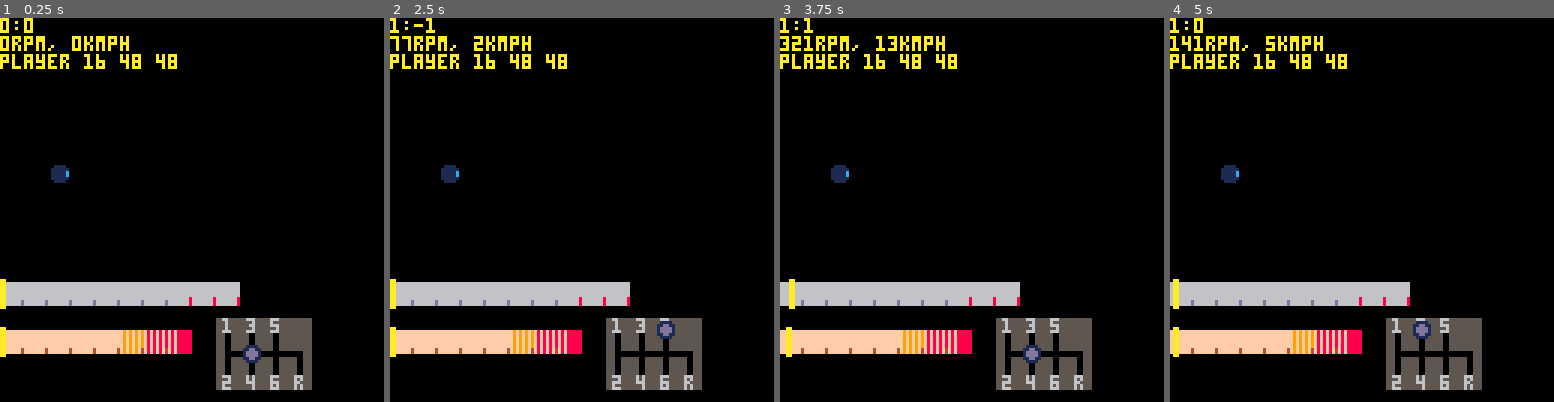
Above: before the commit, frames 1-4 (left to right).
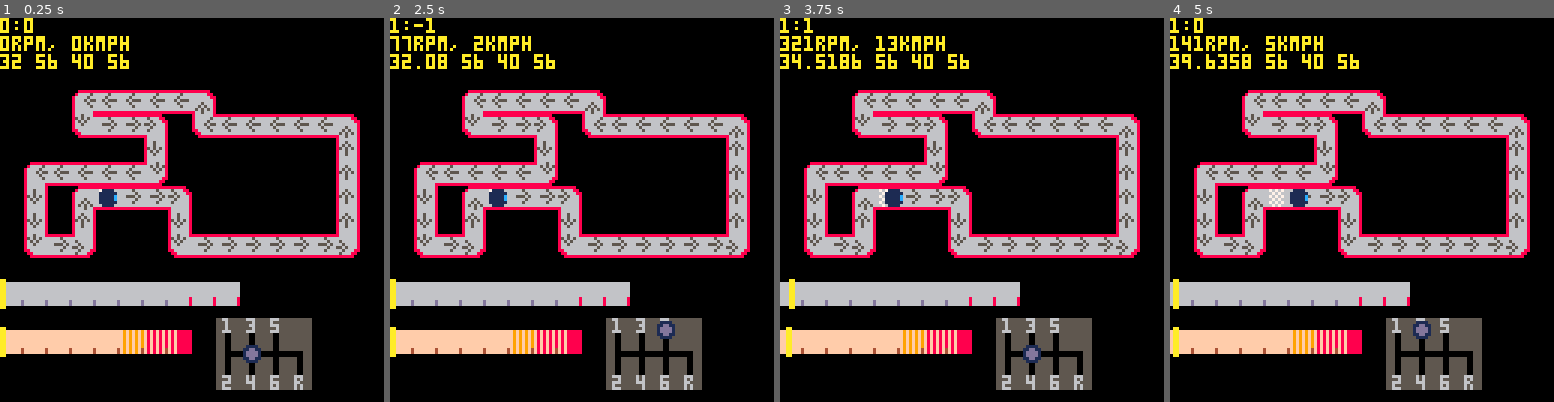
Above: after the commit, the same moments.

Repository: VedVid/PICOdrag
Game: PICO-8 cartridge picodrag.p8
Two runs of this game, one before a commit and one after it. Both use one fixed random seed, a clock stepped at 60 frames per second and the inputs below.
Inputs:
- Up to frame 1 (0.25 s): no input
- Up to frame 2 (2.5 s): hold Right 1.6-2.1 s; hold Up 2.15-2.42 s; hold Right from 2.47 s (still down)
- Up to frame 3 (3.75 s): release Right at 3.03 s; hold Left 3.08-3.58 s; hold Down from 3.63 s (still down)
- Up to frame 4 (5 s): release Down at 3.97 s; hold Right 4.02-4.68 s; hold Up from 4.73 s (still down)

The runs differ from the first frame. In frame 1, 19% of the frame differs, in the area x 0-94%, y 9-63%; in frame 2, 19%; in frame 3, 19%; in frame 4, 19%.

Commit message:
Merging track drawing and car animation. While present solution is not the best one (the movement is quite choppy and a little blurry), it _works_. Will continue working on more smooth movement on the separate branch "track"

Diff:
--- a/picodrag.p8
+++ b/picodrag.p8
@@ -6,13 +6,17 @@
 function _init()
  pi = 3.14
  fps = 30
- player = make_player()
+ km_ratio = 0.01
+ track = make_track()
+ player = make_player(track)
  car = make_car()
  ui = create_ui(car)
+ d = {}
 end
 
 function _update()
  handle_keys()
+ d = player_update(player, car, track)
  car_update(car)
  gauges_update(ui, car)
 end
@@ -20,6 +24,7 @@
 function _draw()
  cls()
  draw_ui(ui, car)
+ draw_track(track)
  draw_player(player)
  if ui.gearbox.current_gear then
   print(ui.gearbox.current_gear[1]..":"..ui.gearbox.current_gear[2])
@@ -31,10 +36,13 @@
  else
   print("no rpm and speed info")
  end
- if (player) then
-  print("player "..player.x.." "..player.y.." "..player.sprite)
- else
-  print("no player found")
+-- if (player) then
+--  print("player "..player.x.." "..player.y.." "..player.cell.." "..player.sprite)
+-- else
+--  print("no player found")
+-- end
+ if (d) then
+  print(player.x.." "..player.y.." "..d[2][1].." "..d[2][2])
  end
 end
 
@@ -175,6 +183,12 @@
  draw_gearbox(car)
 end
 
+function draw_track(track)
+ for k, v in pairs(track.cells) do
+  spr(v[3], v[1], v[2])
+ end
+end
+
 function draw_gauges()
  local xoff = 0
 
@@ -359,14 +373,54 @@
 end
 
 -->8
--- cars and related math
-
-function make_player()
+-- player and cars
+
+function make_player(track)
  local player = {}
- player.x = 16
- player.y = 48
+ player.x = track.cells[1][1]
+ player.y = track.cells[1][2]
  player.sprite = 48
+ player.cell = 1
  return player
+end
+
+function player_update(player, car, track)
+ local dir = {0, 0}
+ local ncell = track.cells[player.cell]
+ if not ncell then
+  player.cell = 1
+  return
+ end
+ car.game_speed = car.current_speed * km_ratio
+ if ncell[1] == player.x and
+  ncell[2] == player.y then
+  player.cell += 1
+ elseif ncell[1] > player.x then
+  dir = {1, 0}
+  player.x += car.game_speed
+  if player.x > ncell[1] then
+   player.x = ncell[1]
+  end
+ elseif ncell[1] < player.x then
+  dir = {-1, 0}
+  player.x -= car.game_speed
+  if player.x < ncell[1] then
+   player.x = ncell[1]
+  end
+ elseif ncell[2] > player.y then
+  dir = {0, 1}
+  player.y += car.game_speed
+  if player.y > ncell[2] then
+   player.y = ncell[2]
+  end
+ elseif ncell[2] < player.y then
+  dir = {0, -1}
+  player.y -= car.game_speed
+  if player.y < ncell[2] then
+   player.y = ncell[2]
+  end
+ end
+ return {dir, ncell}
 end
 
 function make_car()
@@ -436,6 +490,7 @@
  car.previous_gear = 0
  car.current_rpm = 0
  car.current_speed = 0
+ car.game_speed = 0
  return car
 end
 
@@ -495,6 +550,7 @@
  car.previous_gear = 0
  car.current_rpm = 0
  car.current_speed = 0
+ car.game_speed = 0
  return car
 end
 
@@ -592,6 +648,69 @@
 -- formula: v = (3.6 * rpm * pi * wheel_ratio) /
 --              (30 * gear_ratio * final_ratio)
 
+-->8
+-- tracks
+
+function make_track()
+ local track = {}
+ track.x = 0
+ track.y = 16
+ track.cells = {}
+ --position, sprite
+ add(track.cells, {4,5,42})
+ add(track.cells, {5,5,10})
+ add(track.cells, {6,5,10})
+ add(track.cells, {7,5,13})
+ add(track.cells, {7,6,11})
+ add(track.cells, {7,7,30})
+ add(track.cells, {8,7,10})
+ add(track.cells, {9,7,10})
+ add(track.cells, {10,7,10})
+ add(track.cells, {11,7,10})
+ add(track.cells, {12,7,10})
+ add(track.cells, {13,7,10})
+ add(track.cells, {14,7,31})
+ add(track.cells, {14,6,27})
+ add(track.cells, {14,5,27})
+ add(track.cells, {14,4,27})
+ add(track.cells, {14,3,27})
+ add(track.cells, {14,2,15})
+ add(track.cells, {13,2,26})
+ add(track.cells, {12,2,26})
+ add(track.cells, {11,2,26})
+ add(track.cells, {10,2,26})
+ add(track.cells, {9,2,26})
+ add(track.cells, {8,2,28})
+ add(track.cells, {8,1,15})
+ add(track.cells, {7,1,26})
+ add(track.cells, {6,1,26})
+ add(track.cells, {5,1,26})
+ add(track.cells, {4,1,26})
+ add(track.cells, {3,1,14})
+ add(track.cells, {3,2,30})
+ add(track.cells, {4,2,10})
+ add(track.cells, {5,2,10})
+ add(track.cells, {6,2,13})
+ add(track.cells, {6,3,11})
+ add(track.cells, {6,4,29})
+ add(track.cells, {5,4,26})
+ add(track.cells, {4,4,26})
+ add(track.cells, {3,4,26})
+ add(track.cells, {2,4,26})
+ add(track.cells, {1,4,14})
+ add(track.cells, {1,5,11})
+ add(track.cells, {1,6,11})
+ add(track.cells, {1,7,30})
+ add(track.cells, {2,7,10})
+ add(track.cells, {3,7,31})
+ add(track.cells, {3,6,27})
+ add(track.cells, {3,5,12})
+ for k, v in pairs(track.cells) do
+  v[1] = track.x + (8 * v[1])
+  v[2] = track.y + (8 * v[2])
+ end
+ return track
+end
 
 
 
@@ -625,12 +744,12 @@
 
 
 __map__
-1b1b1b1b1b1b1b1b1b1b1b1b1b1b1b1b00000000000000000000000000000000000000000000000000000000000000000000000000000000000000000000000000000000000000000000000000000000000000000000000000000000000000000000000000000000000000000000000000000000000000000000000000000000
-1b1b1a1a1a1a1a1a1a1a1a1a1a1a1b1b00000000000000000000000000000000000000000000000000000000000000000000000000000000000000000000000000000000000000000000000000000000000000000000000000000000000000000000000000000000000000000000000000000000000000000000000000000000
-1b1b1b1a1a1a1a1a1a1a1a1a191a1b1b00000000000000000000000000000000000000000000000000000000000000000000000000000000000000000000000000000000000000000000000000000000000000000000000000000000000000000000000000000000000000000000000000000000000000000000000000000000
-1b1b1b1b1a1a1a1a1a1a1a1a1a1a1b1b00000000000000000000000000000000000000000000000000000000000000000000000000000000000000000000000000000000000000000000000000000000000000000000000000000000000000000000000000000000000000000000000000000000000000000000000000000000
-1b1b1a1b1b1a1a1a1a1a1a1a1a1a1b1b00000000000000000000000000000000000000000000000000000000000000000000000000000000000000000000000000000000000000000000000000000000000000000000000000000000000000000000000000000000000000000000000000000000000000000000000000000000
-1b1b1a1b1b1b1a1a1a1a1a1a1a1a1b1b00000000000000000000000000000000000000000000000000000000000000000000000000000000000000000000000000000000000000000000000000000000000000000000000000000000000000000000000000000000000000000000000000000000000000000000000000000000
-1b1b1a1b1b1b1b1b1b1a1b1b1a1a1b1b00000000000000000000000000000000000000000000000000000000000000000000000000000000000000000000000000000000000000000000000000000000000000000000000000000000000000000000000000000000000000000000000000000000000000000000000000000000
-1b1b1b1b1b1b1b1b1b1b1b1b1b1b1b1b00000000000000000000000000000000000000000000000000000000000000000000000000000000000000000000000000000000000000000000000000000000000000000000000000000000000000000000000000000000000000000000000000000000000000000000000000000000
-1b1b1b1b1b1b1b1b1b1b1b1b1b1b1b1b00000000000000000000000000000000000000000000000000000000000000000000000000000000000000000000000000000000000000000000000000000000000000000000000000000000000000000000000000000000000000000000000000000000000000000000000000000000
+1010101010101010101010101010101000000000000000000000000000000000000000000000000000000000000000000000000000000000000000000000000000000000000000000000000000000000000000000000000000000000000000000000000000000000000000000000000000000000000000000000000000000000
+10100e1a1a1a1a0f101010101010101000000000000000000000000000000000000000000000000000000000000000000000000000000000000000000000000000000000000000000000000000000000000000000000000000000000000000000000000000000000000000000000000000000000000000000000000000000000
+10101e0a0a0d101c1a1a1a1a0f10101000000000000000000000000000000000000000000000000000000000000000000000000000000000000000000000000000000000000000000000000000000000000000000000000000000000000000000000000000000000000000000000000000000000000000000000000000000000
+10101010101b1010101010100b10101000000000000000000000000000000000000000000000000000000000000000000000000000000000000000000000000000000000000000000000000000000000000000000000000000000000000000000000000000000000000000000000000000000000000000000000000000000000
+0e1a1a1a1a1d1010101010100b10101000000000000000000000000000000000000000000000000000000000000000000000000000000000000000000000000000000000000000000000000000000000000000000000000000000000000000000000000000000000000000000000000000000000000000000000000000000000
+1b100c2a0a0a0d10101010100b10101000000000000000000000000000000000000000000000000000000000000000000000000000000000000000000000000000000000000000000000000000000000000000000000000000000000000000000000000000000000000000000000000000000000000000000000000000000000
+1b100b1010101b3d101010100b10101000000000000000000000000000000000000000000000000000000000000000000000000000000000000000000000000000000000000000000000000000000000000000000000000000000000000000000000000000000000000000000000000000000000000000000000000000000000
+1e0a1f1010101e0a0a0a0a0a1f10101000000000000000000000000000000000000000000000000000000000000000000000000000000000000000000000000000000000000000000000000000000000000000000000000000000000000000000000000000000000000000000000000000000000000000000000000000000000
+1010101010101010101010101010101000000000000000000000000000000000000000000000000000000000000000000000000000000000000000000000000000000000000000000000000000000000000000000000000000000000000000000000000000000000000000000000000000000000000000000000000000000000
Not shown, changed: 30 lines of the sprite sheet (__gfx__) section of picodrag.p8
Not shown, changed: README.md
Not shown, removed: screenshots/PICOdrag - accelerating.png
Not shown, added: screenshots/PICOdrag - high speed on finish.png
Not shown, removed: screenshots/PICOdrag - just before starting the race.png
Not shown, changed: todo.md
